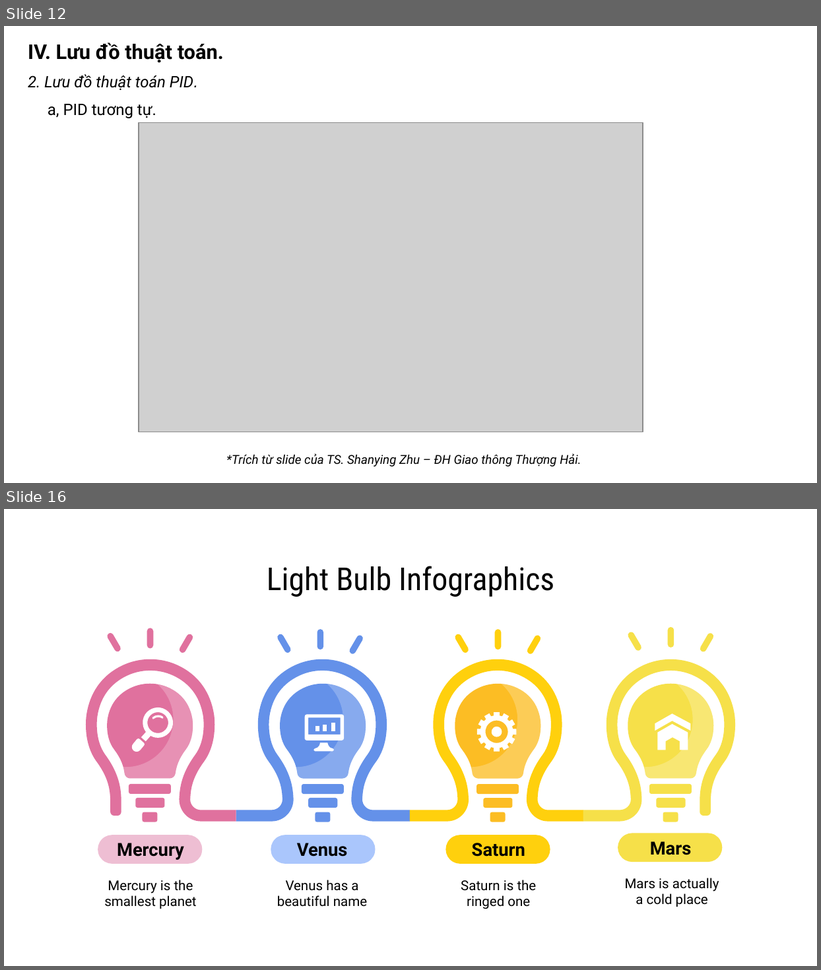
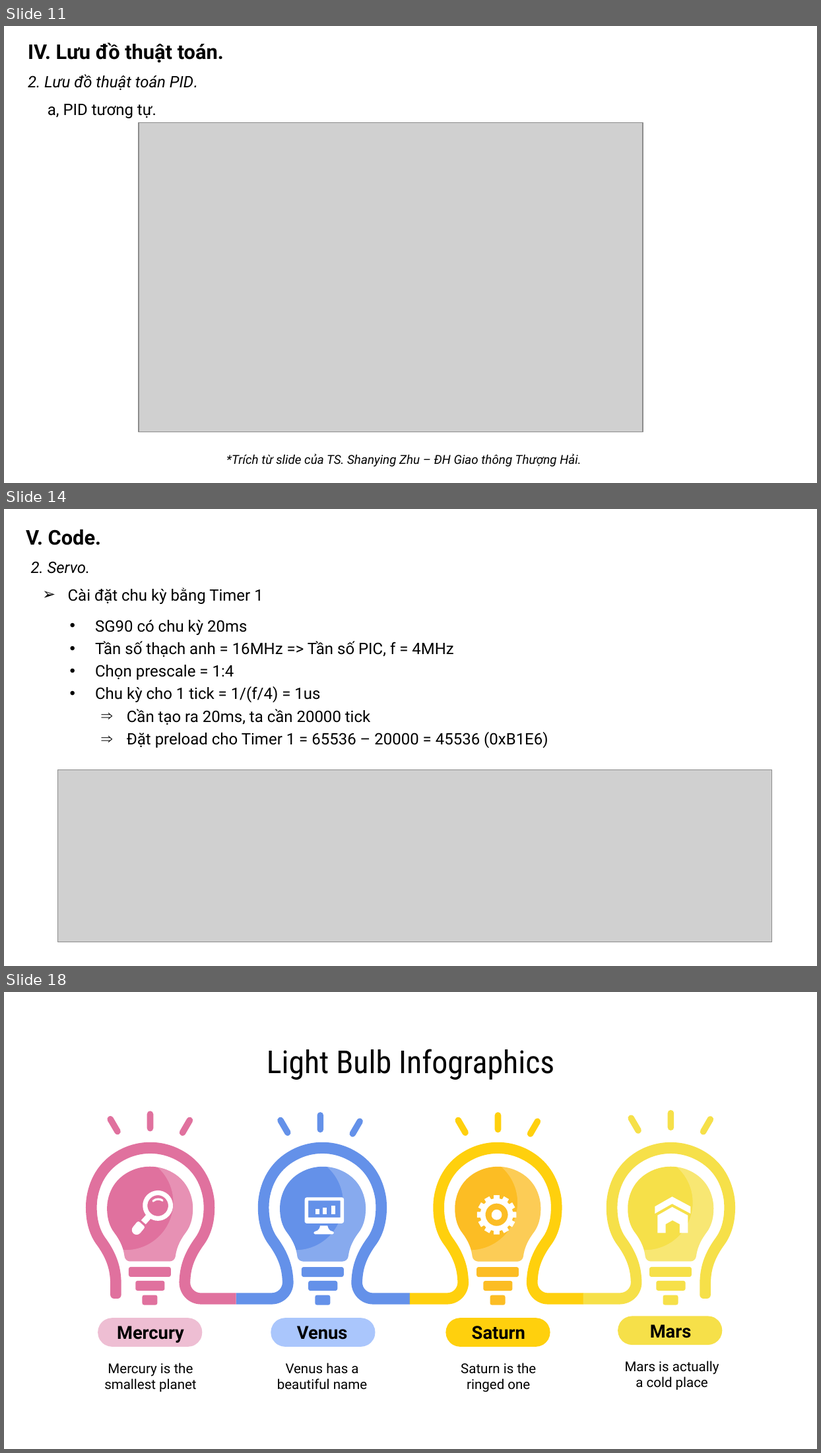
Before and after one commit to khanhnm08/HK_Egg_Incubator, a slide deck: Slide bao cao.pptx. Shown one above the other, each under a label of ours: slides 12 and 16 before the commit, slides 11, 14 and 18 after it; the slides between them are not shown. The pictures are 821x970 and 821x1453 pixels, drawn with LibreOffice and Linux fonts; fonts in the diff are those of the drawing; grey boxes stand for pictures. Boxes give left, top, right and bottom in pixels: in the first picture for what was removed or moved away, otherwise in the second. Text is boxed around its words. In the diff, an @@ line names an element or a change of style, - is before the commit and + after.

```diff
--- a/Slide bao cao.pptx
+++ b/Slide bao cao.pptx
@@ slide 14 added at (4, 509, 817, 966), background #FFFFFF @@
@@ text added at (26, 529, 101, 545), 18 pt, text #000000, bold @@
+V. Code.
@@ text added at (31, 561, 90, 574), 14 pt, text #000000, italic @@
+2. Servo.
@@ text added at (68, 588, 263, 604), 14 pt, text #000000 @@
+➢ Cài đặt chu kỳ bằng Timer 1
@@ text added at (95, 620, 548, 749), 14 pt, text #000000 @@
+• SG90 có chu kỳ 20ms
+• Tần số thạch anh = 16MHz => Tần số PIC, f = 4MHz
+• Chọn prescale = 1:4
+• Chu kỳ cho 1 tick = 1/(f/4) = 1us
+⇒ Cần tạo ra 20ms, ta cần 20000 tick
+⇒ Đặt preload cho Timer 1 = 65536 – 20000 = 45536 (0xB1E6)
@@ picture added at (57, 770, 772, 943) @@
@@ what was slide 12 is now slide 11 @@
@@ what was slide 16 is now slide 18 @@
```
Also in this commit, not shown: 6 slides changed, 2 other slides added, 1 slide removed, 2 other files.
